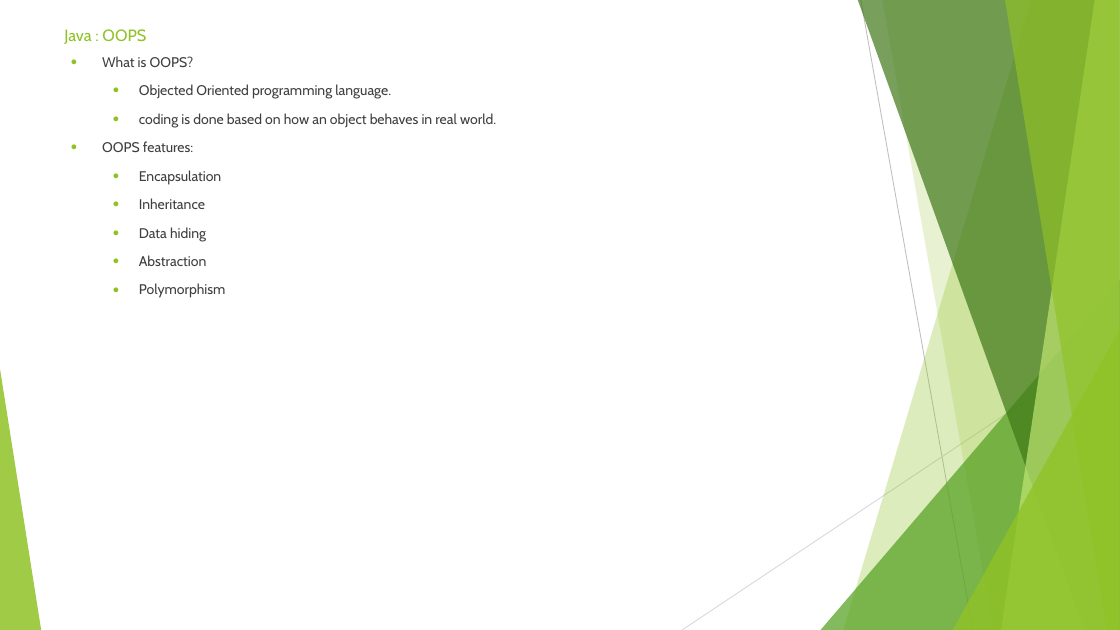
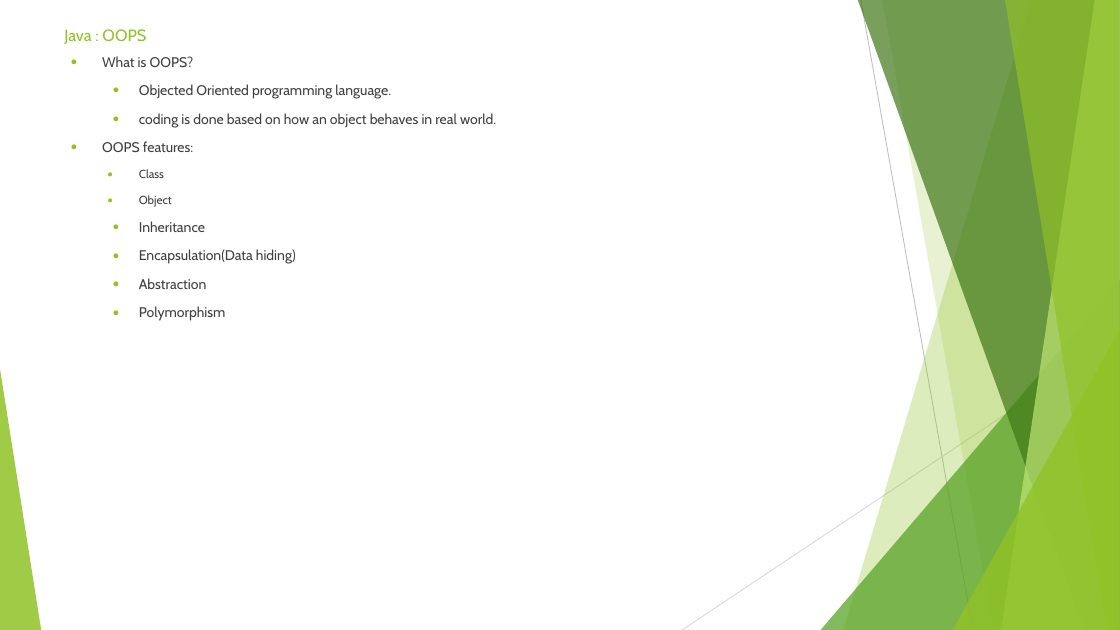
Before and after one commit to sidissir/mk-java-training, a slide deck: slide 27 of AutomationPPT.pptx. Drawn at 1120x630 pixels with LibreOffice and Linux fonts; fonts in the diff are those of the drawing. Boxes give left, top, right and bottom in pixels: in the first picture for what was removed or moved away, otherwise in the second. Text is boxed around its words. In the diff, an @@ line names an element or a change of style, - is before the commit and + after.

Commit message:
Java Class 8

```diff
--- a/AutomationPPT.pptx
+++ b/AutomationPPT.pptx
@@ text at <box>139,169,172,207</box>: text changed; size 12 to 10 pt @@
-  ● Encapsulation
+  ● Class
+  ● Object
@@ text at <box>139,249,296,264</box>: text changed @@
-  ● Data hiding
+  ● Encapsulation(Data hiding)
```
Also in this commit, not shown: 1 other slide changed, 14 other files.
